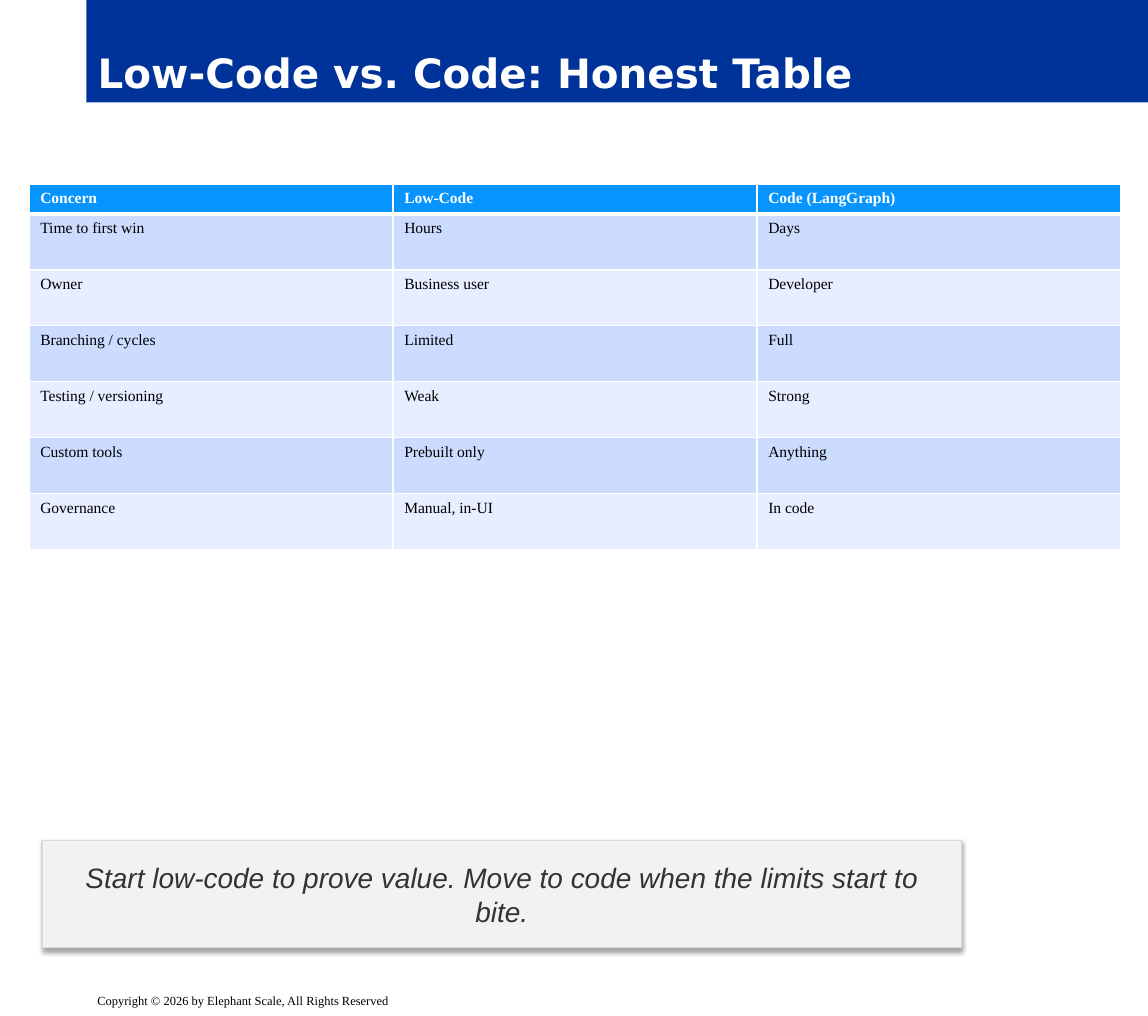
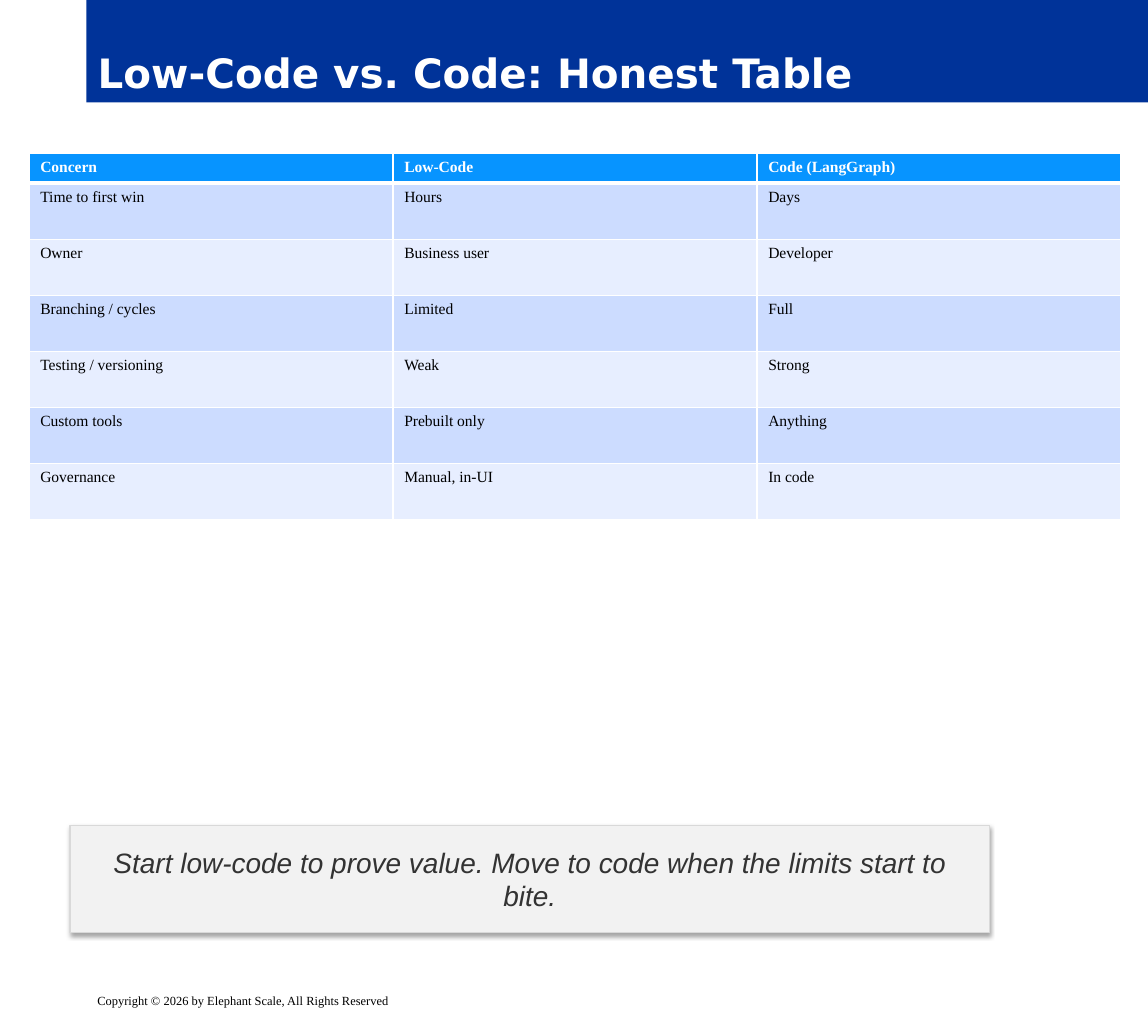
Before and after one commit to elephantscale/Building-Agentic-AI, a slide deck: slide 17 of slides/release/08-low-code-agents.pptx (slide 15 before the commit). Drawn at 1148x1016 pixels with LibreOffice and Linux fonts; fonts in the diff are those of the drawing; background and template pictures are left out. Boxes give left, top, right and bottom in pixels: in the first picture for what was removed or moved away, otherwise in the second. Text is boxed around its words. In the diff, an @@ line names an element or a change of style, - is before the commit and + after.

Commit message:
rel

```diff
--- a/slides/release/08-low-code-agents.pptx
+++ b/slides/release/08-low-code-agents.pptx
@@ table: place and size @@
-table at box(29, 184, 1121, 564)
+table at box(29, 153, 1121, 534)
@@ rectangle "Start low-code to prove value. ...": place and size @@
-rectangle "Start low-code to prove value. ..." at box(43, 841, 962, 949)
+rectangle "Start low-code to prove value. ..." at box(69, 825, 989, 933)
```
Also in this commit, not shown: 14 other slides changed.
